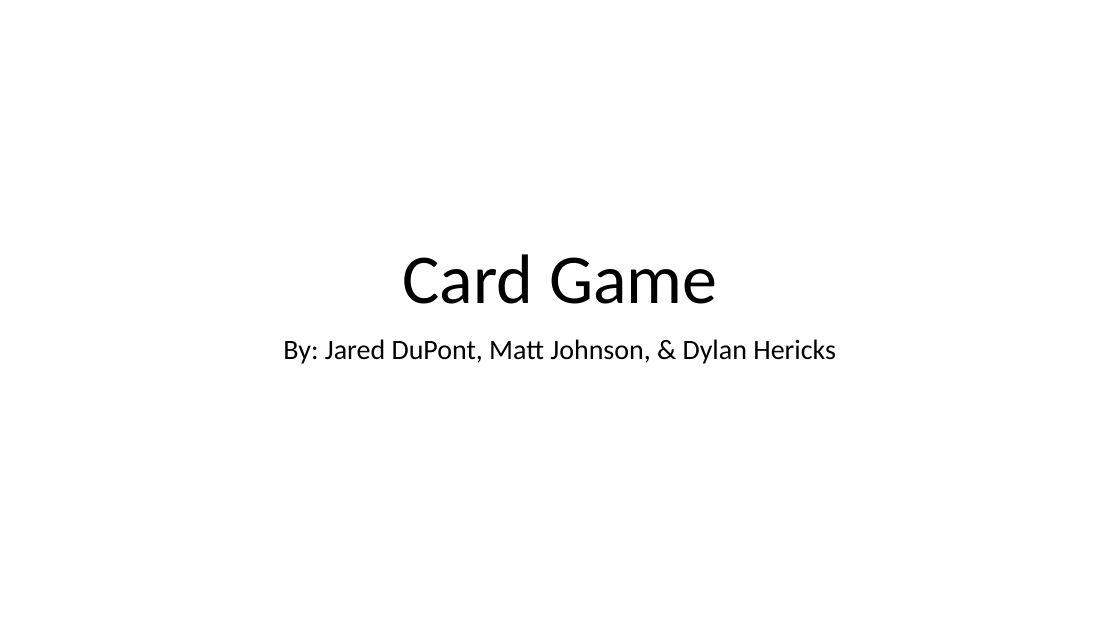
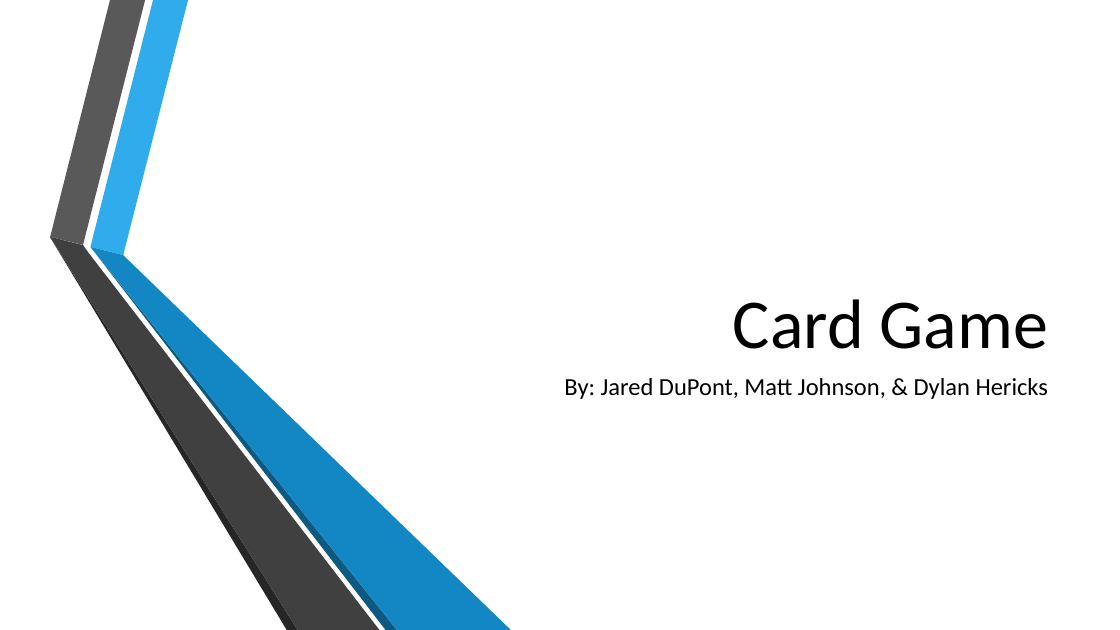
Before and after one commit to doominabox1/Card-Game, a slide deck: slide 1 of game_presentation.pptx. Drawn at 1120x630 pixels with LibreOffice and Linux fonts; fonts in the diff are those of the drawing; background and template pictures are left out. Boxes give left, top, right and bottom in pixels: in the first picture for what was removed or moved away, otherwise in the second. Text is boxed around its words. In the diff, an @@ line names an element or a change of style, - is before the commit and + after.

```diff
--- a/game_presentation.pptx
+++ b/game_presentation.pptx
@@ title "Card Game": place and size @@
-title "Card Game" at <box>402,254,717,304</box>
+title "Card Game" at <box>733,299,1048,349</box>
@@ title "Card Game" at <box>733,299,1048,349</box>: alignment centre to right; line spacing 0.9 to 1 @@
@@ group added at <box>50,0,512,630</box>: 6 freeform shapes @@
@@ subtitle "By: Jared DuPont, Matt Johnson, ...": place and size @@
-subtitle "By: Jared DuPont, Matt Johnson, ..." at <box>283,339,836,364</box>
+subtitle "By: Jared DuPont, Matt Johnson, ..." at <box>564,378,1048,399</box>
@@ subtitle "By: Jared DuPont, Matt Johnson, ..." at <box>564,378,1048,399</box>: size 24 to 21 pt; alignment centre to right; line spacing 0.9 to 1 @@
```
Also in this commit, not shown: 1 other slide changed, 6 slides added, 5 slides removed, 10 other files.
